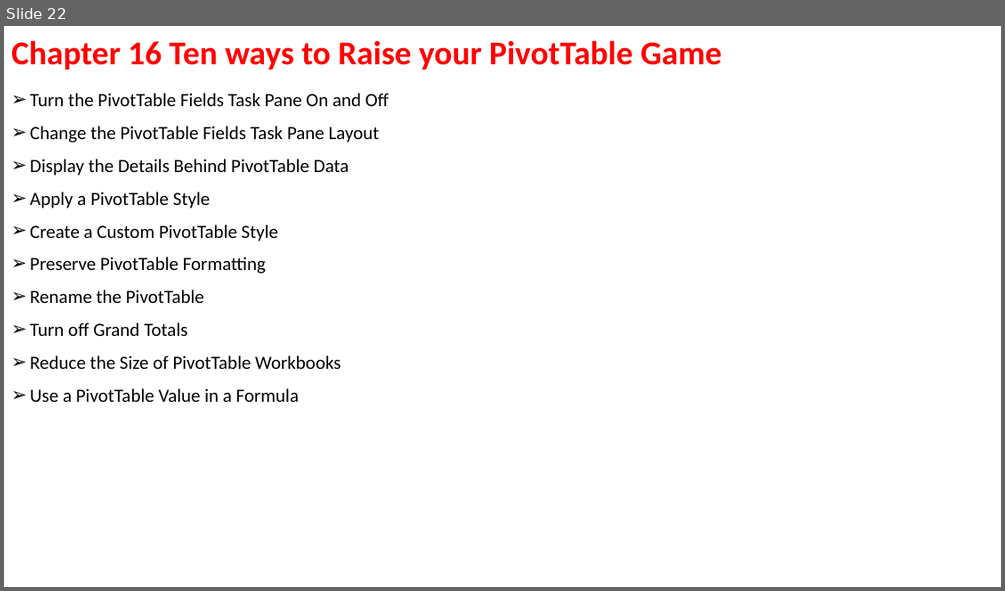
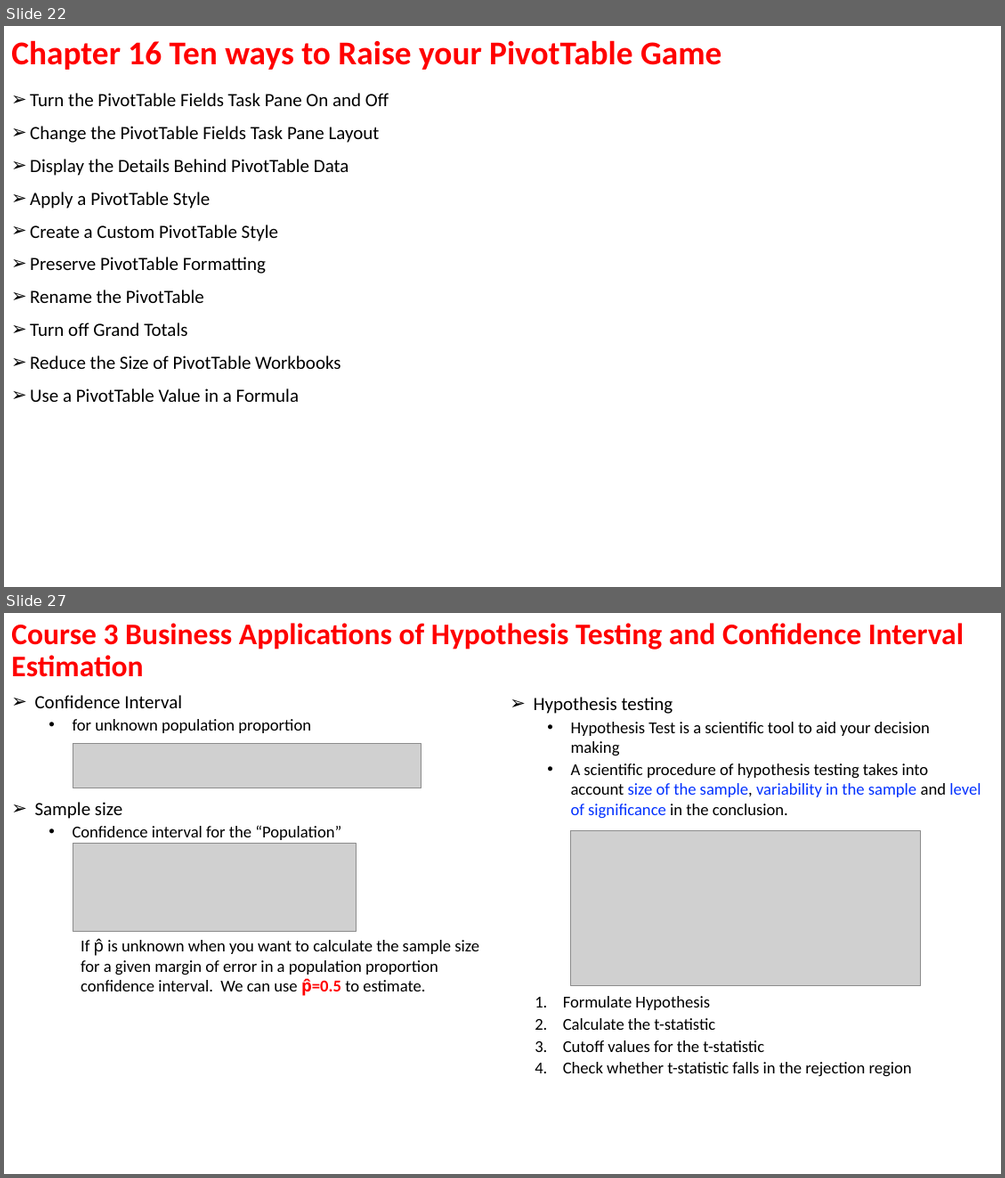
Before and after one commit to ArielMei/arielmei.github.io, a slide deck: EXCEL/ExcelDataAnalysisFD_Examples/Excel data analysis for dummies Outline.pptx. Shown one above the other, each under a label of ours: slide 22 before the commit, slides 22 and 27 after it; the slides between them are not shown. The pictures are 1005x591 and 1005x1178 pixels, drawn with LibreOffice and Linux fonts; fonts in the diff are those of the drawing; grey boxes stand for pictures. Boxes give left, top, right and bottom in pixels: in the first picture for what was removed or moved away, otherwise in the second. Text is boxed around its words. In the diff, an @@ line names an element or a change of style, - is before the commit and + after.

```diff
--- a/EXCEL/ExcelDataAnalysisFD_Examples/Excel data analysis for dummies Outline.pptx
+++ b/EXCEL/ExcelDataAnalysisFD_Examples/Excel data analysis for dummies Outline.pptx
@@ slide 27 added at (x1=4, y1=613, x2=1001, y2=1174), background #FFFFFF @@
@@ title added at (x1=11, y1=623, x2=963, y2=677), 28.8 pt, text #FF0000, bold @@
+Course 3 Business Applications of Hypothesis Testing and Confidence Interval Estimation
@@ text added at (x1=35, y1=695, x2=311, y2=733), 16 pt, text #000000 @@
+➢ Confidence Interval
+  • for unknown population proportion
@@ text added at (x1=534, y1=697, x2=980, y2=819), 16 pt, text #000000 @@
+➢ Hypothesis testing
+  • Hypothesis Test is a scientific tool to aid your decision making
+  • A scientific procedure of hypothesis testing takes into account size of the sample, variability in the sample and level of significance in the conclusion.
@@ picture added at (x1=73, y1=744, x2=421, y2=788) @@
@@ text added at (x1=35, y1=802, x2=341, y2=840), 16 pt, text #000000 @@
+➢ Sample size
+  • Confidence interval for the “Population”
@@ picture added at (x1=73, y1=843, x2=356, y2=932) @@
@@ picture added at (x1=571, y1=831, x2=921, y2=985) @@
@@ text added at (x1=81, y1=938, x2=479, y2=996), 16 pt, text #000000 @@
+If p̂ is unknown when you want to calculate the sample size for a given margin of error in a population proportion confidence interval. We can use p̂=0.5 to estimate.
@@ text added at (x1=563, y1=996, x2=912, y2=1077), 16 pt, text #000000 @@
+  1. Formulate Hypothesis
+  2. Calculate the t-statistic
+  3. Cutoff values for the t-statistic
+  4. Check whether t-statistic falls in the rejection region
```
Also in this commit, not shown: 6 other slides added, 3 other files.
